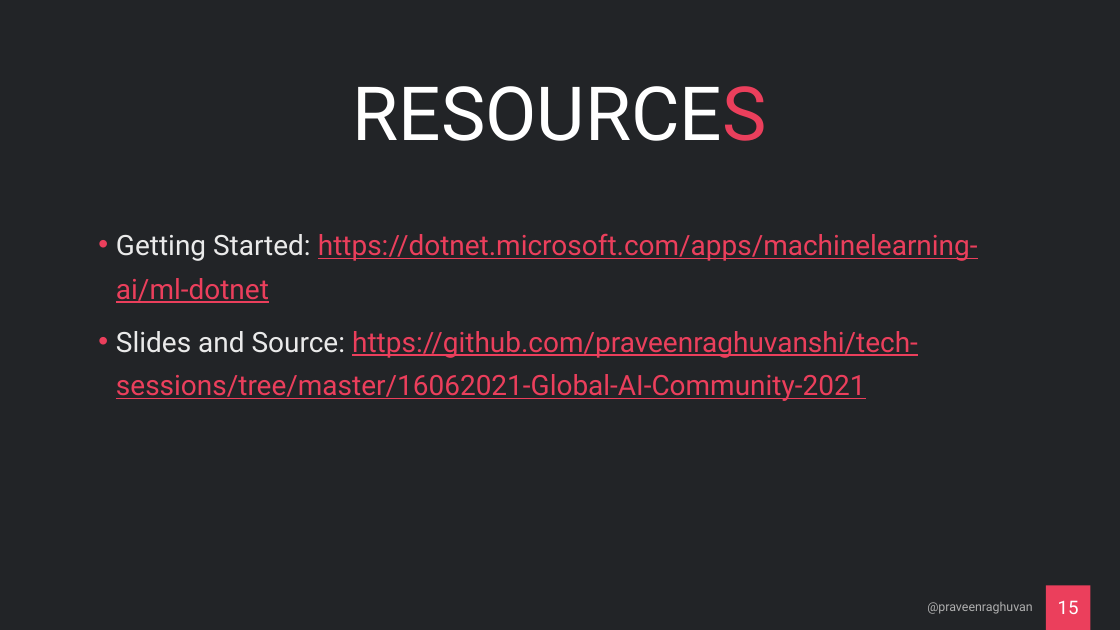
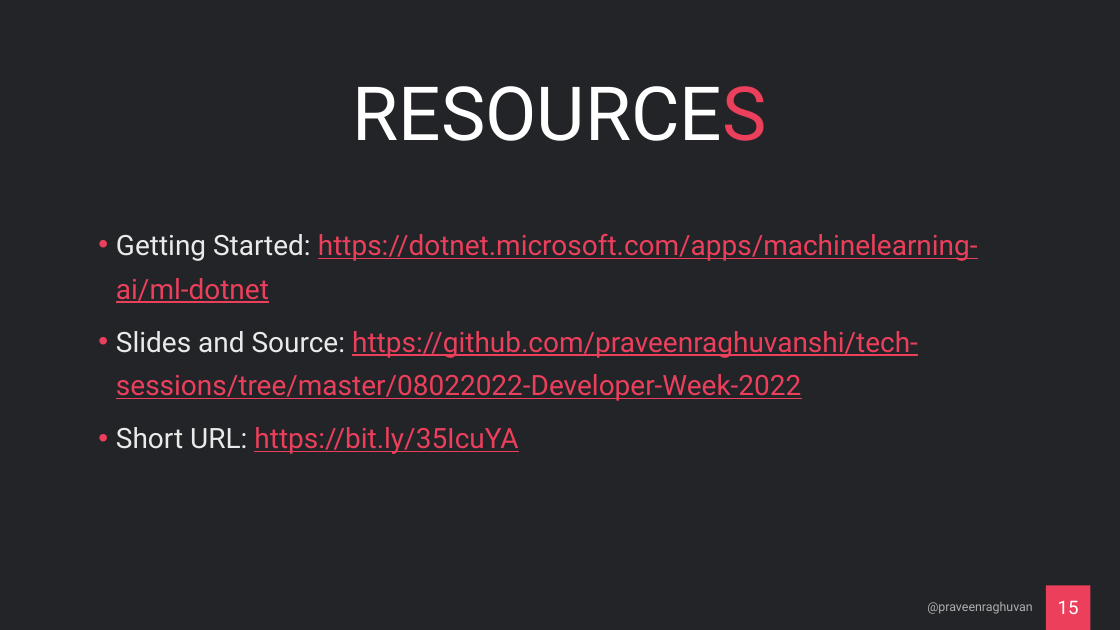
Before and after one commit to praveenraghuvanshi/tech-sessions, a slide deck: slide 15 of 08022022-Developer-Week-2022/cricket-analytics.pptx. Drawn at 1120x630 pixels with LibreOffice and Linux fonts; fonts in the diff are those of the drawing. Boxes give left, top, right and bottom in pixels: in the first picture for what was removed or moved away, otherwise in the second. Text is boxed around its words. In the diff, an @@ line names an element or a change of style, - is before the commit and + after.

```diff
--- a/08022022-Developer-Week-2022/cricket-analytics.pptx
+++ b/08022022-Developer-Week-2022/cricket-analytics.pptx
@@ text at <box>116,331,918,454</box>: text changed @@
-• Slides and Source: https://github.com/praveenraghuvanshi/tech-sessions/tree/master/16062021-Global-AI-Community-2021
+• Slides and Source: https://github.com/praveenraghuvanshi/tech-sessions/tree/master/08022022-Developer-Week-2022
+• Short URL: https://bit.ly/35IcuYA
```
Also in this commit, not shown: 4 other slides changed, 1 other file.
